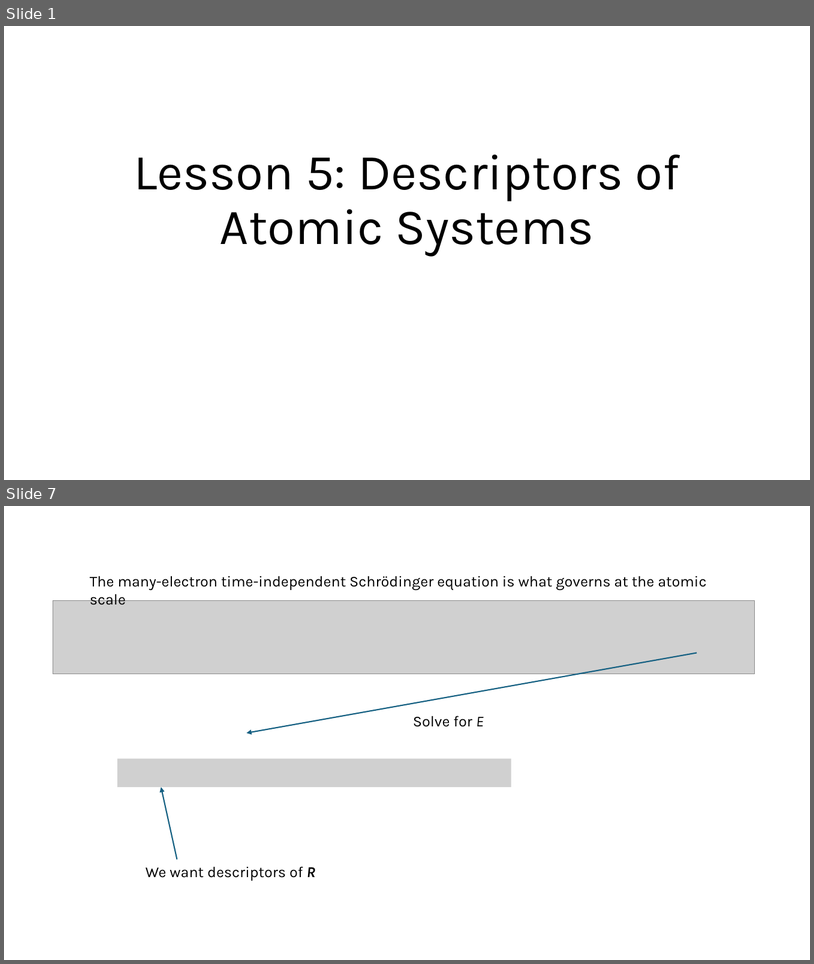
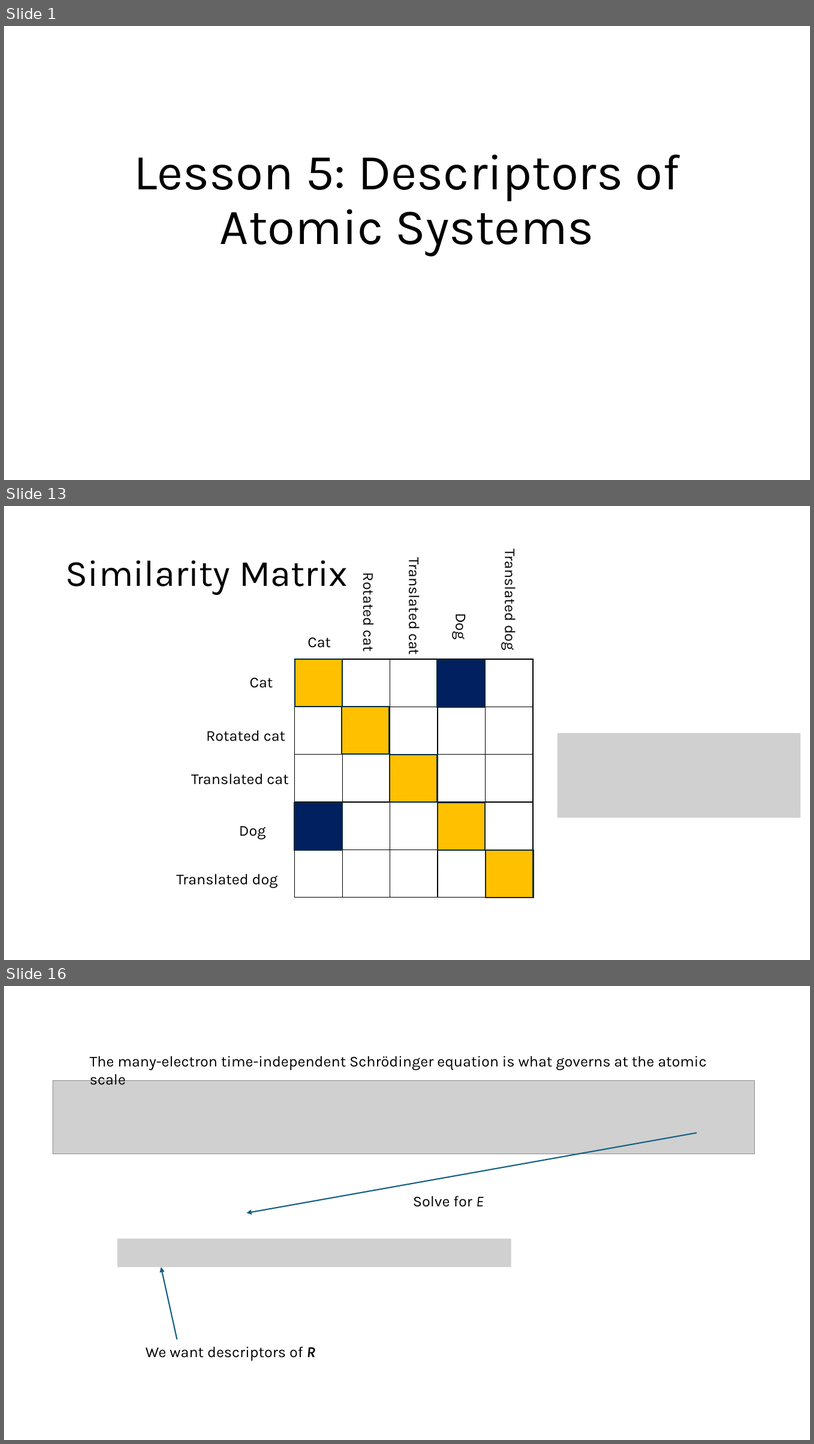
Before and after one commit to Mads-PeterVC/imlms, a slide deck: lessons/lesson_5/lecture_5.pptx. Shown one above the other, each under a label of ours: slides 1 and 7 before the commit, slides 1, 13 and 16 after it; the slides between them are not shown. The pictures are 814x964 and 814x1444 pixels, drawn with LibreOffice and Linux fonts; fonts in the diff are those of the drawing; grey boxes stand for pictures. Boxes give left, top, right and bottom in pixels: in the first picture for what was removed or moved away, otherwise in the second. Text is boxed around its words. In the diff, an @@ line names an element or a change of style, - is before the commit and + after.

```diff
--- a/lessons/lesson_5/lecture_5.pptx
+++ b/lessons/lesson_5/lecture_5.pptx
@@ slide 13 added at box(4, 506, 810, 960), background #FFFFFF @@
@@ text added at box(501, 556, 521, 650), 18 pt, text #000000 @@
+Translated dog
@@ title added at box(65, 560, 348, 595), 44 pt, text #000000 @@
+Similarity Matrix
@@ text added at box(308, 565, 425, 648), 18 pt, text #000000 @@
+Translated cat
@@ text added at box(359, 578, 379, 651), 18 pt, text #000000 @@
+Rotated cat
@@ text added at box(452, 615, 472, 639), 18 pt, text #000000 @@
+Dog
@@ text added at box(405, 635, 425, 654), 18 pt, text #000000 @@
+Cat
@@ table added at box(295, 659, 534, 897), 5 rows, 5 columns @@
+ |  |  |  | 
+ |  |  |  | 
+ |  |  |  | 
+ |  |  |  | 
+ |  |  |  | 
@@ rectangle added at box(295, 659, 343, 706), fill #FFC000, outline #092A39 1.5 pt @@
@@ rectangle added at box(438, 660, 486, 707), fill #002060, outline #092A39 1.5 pt @@
@@ text added at box(250, 678, 273, 688), 18 pt, text #000000 @@
+Cat
@@ rectangle added at box(342, 707, 389, 754), fill #FFC000, outline #092A39 1.5 pt @@
@@ text added at box(206, 730, 285, 741), 18 pt, text #000000 @@
+Rotated cat
@@ picture added at box(558, 733, 801, 817) @@
@@ rectangle added at box(390, 754, 438, 802), fill #FFC000, outline #092A39 1.5 pt @@
@@ text added at box(191, 773, 288, 784), 18 pt, text #000000 @@
+Translated cat
@@ rectangle added at box(294, 802, 342, 850), fill #002060, outline #092A39 1.5 pt @@
@@ rectangle added at box(438, 802, 486, 850), fill #FFC000, outline #092A39 1.5 pt @@
@@ text added at box(239, 826, 266, 839), 18 pt, text #000000 @@
+Dog
@@ rectangle added at box(486, 850, 534, 897), fill #FFC000, outline #092A39 1.5 pt @@
@@ text added at box(176, 873, 278, 888), 18 pt, text #000000 @@
+Translated dog
@@ what was slide 7 is now slide 16 @@
```
Also in this commit, not shown: 12 other slides added, 3 other files.
